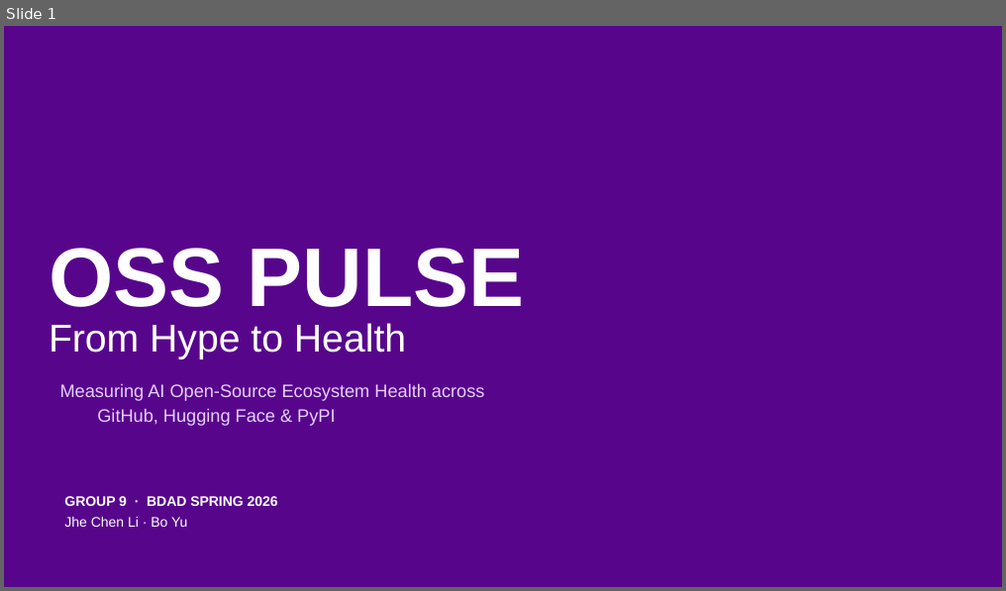
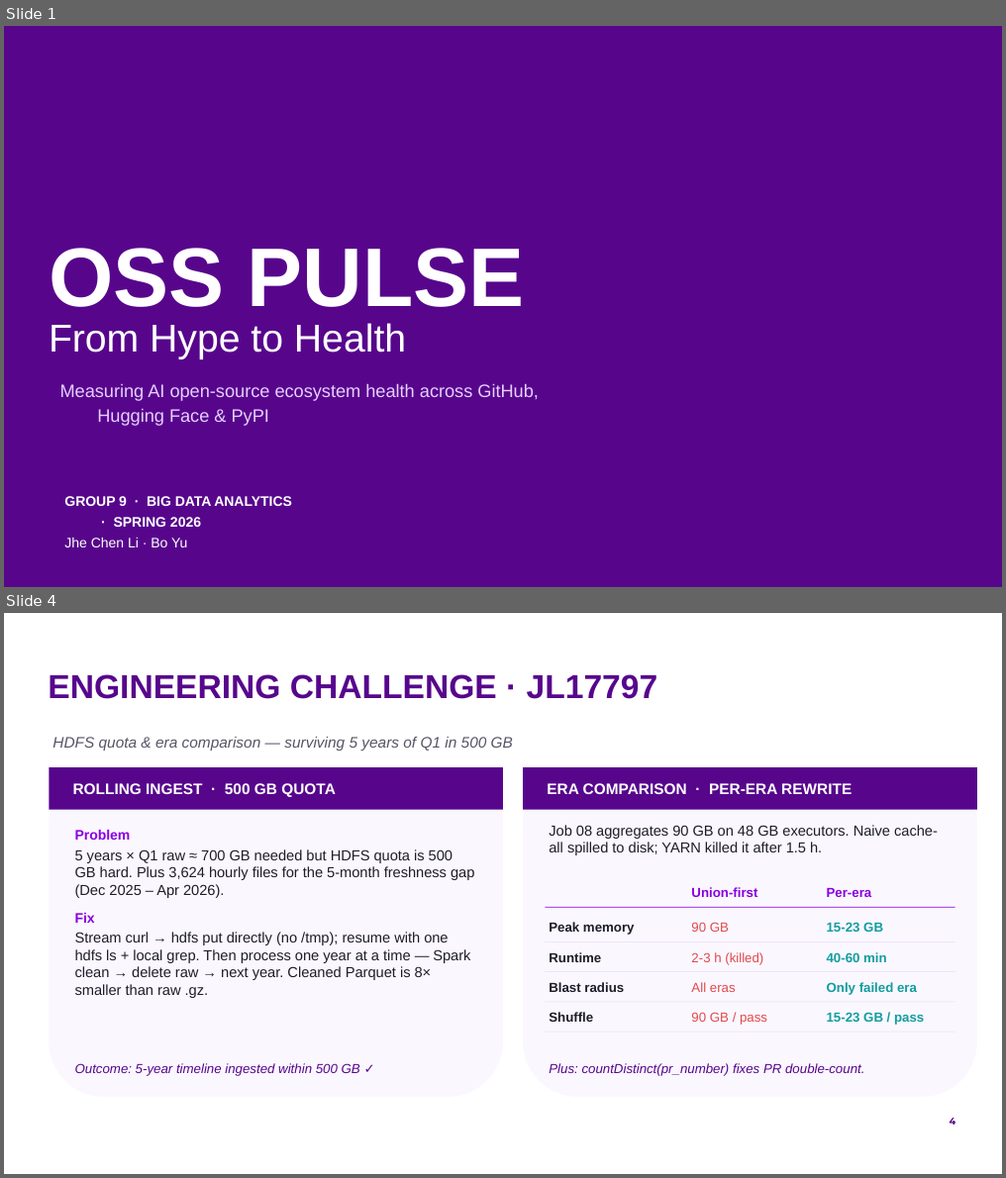
Before and after one commit to by2566-hash/OSS_Pulse, a slide deck: report/presentation/group9_oss_pulse.pptx. Shown one above the other, each under a label of ours: slide 1 before the commit, slides 1 and 4 after it; the slides between them are not shown. The pictures are 1006x591 and 1006x1178 pixels, drawn with LibreOffice and Linux fonts; fonts in the diff are those of the drawing; background and template pictures are left out. Boxes give left, top, right and bottom in pixels: in the first picture for what was removed or moved away, otherwise in the second. Text is boxed around its words. In the diff, an @@ line names an element or a change of style, - is before the commit and + after.

```diff
--- a/report/presentation/group9_oss_pulse.pptx
+++ b/report/presentation/group9_oss_pulse.pptx
@@ slide 4 added at [4,613,1002,1174], background #FFFFFF @@
@@ title added at [48,674,658,699], 24 pt, text #57068C, bold @@
+ENGINEERING CHALLENGE · JL17797
@@ text added at [53,737,513,751], 11 pt, text #555566, italic @@
+HDFS quota & era comparison — surviving 5 years of Q1 in 500 GB
@@ rounded rectangle added at [49,767,503,1097], fill #FAF7FF @@
@@ rectangle added at [49,767,503,810], fill #57068C @@
@@ text added at [73,783,336,797], 11 pt, text #FFFFFF, bold @@
+ROLLING INGEST · 500 GB QUOTA
@@ rounded rectangle added at [523,767,977,1097], fill #FAF7FF @@
@@ rectangle added at [523,767,977,810], fill #57068C @@
@@ text added at [547,783,851,794], 11 pt, text #FFFFFF, bold @@
+ERA COMPARISON · PER-ERA REWRITE
@@ text added at [75,830,474,998], 10.5 pt, text #1E1E28 @@
+Problem
+5 years × Q1 raw ≈ 700 GB needed but HDFS quota is 500 GB hard. Plus 3,624 hourly files for the 5-month freshness gap (Dec 2025 – Apr 2026).
+Fix
+Stream curl → hdfs put directly (no /tmp); resume with one hdfs ls + local grep. Then process one year at a time — Spark clean → delete raw → next year. Cleaned Parquet is 8× smaller than raw .gz.
@@ text added at [548,825,938,856], 10.5 pt, text #1E1E28 @@
+Job 08 aggregates 90 GB on 48 GB executors. Naive cache-all spilled to disk; YARN killed it after 1.5 h.
@@ rectangle added at [545,906,955,907], fill #8900E1 @@
@@ text added at [691,887,757,897], 9.5 pt, text #8900E1, bold @@
+Union-first
@@ text added at [827,888,872,897], 9.5 pt, text #8900E1, bold @@
+Per-era
@@ text added at [548,922,635,935], 9.5 pt, text #1E1E28, bold @@
+Peak memory
@@ text added at [691,922,729,932], 9.5 pt, text #E24A4A @@
+90 GB
@@ text added at [827,922,883,932], 9.5 pt, text #129E9E, bold @@
+15-23 GB
@@ rectangle added at [545,942,955,943], fill #E5DAF5 @@
@@ text added at [548,953,601,962], 9.5 pt, text #1E1E28, bold @@
+Runtime
@@ text added at [691,953,763,965], 9.5 pt, text #E24A4A @@
+2-3 h (killed)
@@ text added at [827,953,887,962], 9.5 pt, text #129E9E, bold @@
+40-60 min
@@ rectangle added at [545,971,955,972], fill #E5DAF5 @@
@@ text added at [548,982,624,992], 9.5 pt, text #1E1E28, bold @@
+Blast radius
@@ text added at [691,982,736,992], 9.5 pt, text #E24A4A @@
+All eras
@@ text added at [827,982,917,995], 9.5 pt, text #129E9E, bold @@
+Only failed era
@@ rectangle added at [545,1001,955,1002], fill #E5DAF5 @@
@@ text added at [548,1012,593,1022], 9.5 pt, text #1E1E28, bold @@
+Shuffle
@@ text added at [691,1012,767,1025], 9.5 pt, text #E24A4A @@
+90 GB / pass
@@ text added at [827,1012,924,1025], 9.5 pt, text #129E9E, bold @@
+15-23 GB / pass
@@ rectangle added at [545,1031,955,1032], fill #E5DAF5 @@
@@ text added at [75,1063,360,1076], 9.5 pt, text #57068C, italic @@
+Outcome: 5-year timeline ingested within 500 GB ✓
@@ text added at [548,1063,864,1076], 9.5 pt, text #57068C, italic @@
+Plus: countDistinct(pr_number) fixes PR double-count.
@@ page number added at [949,1118,956,1125], 7 pt, text #57068C, bold @@
+4
@@ slide 1 changed as well @@
@@ subtitle at [60,384,539,426]: text changed @@
-Measuring AI Open-Source Ecosystem Health across GitHub, Hugging Face & PyPI
+Measuring AI open-source ecosystem health across GitHub, Hugging Face & PyPI
@@ text at [64,496,292,527]: text changed @@
-GROUP 9 · BDAD SPRING 2026
+GROUP 9 · BIG DATA ANALYTICS · SPRING 2026
```
Also in this commit, not shown: 4 other slides changed, 9 other slides added, 20 slides removed, 21 other files.
